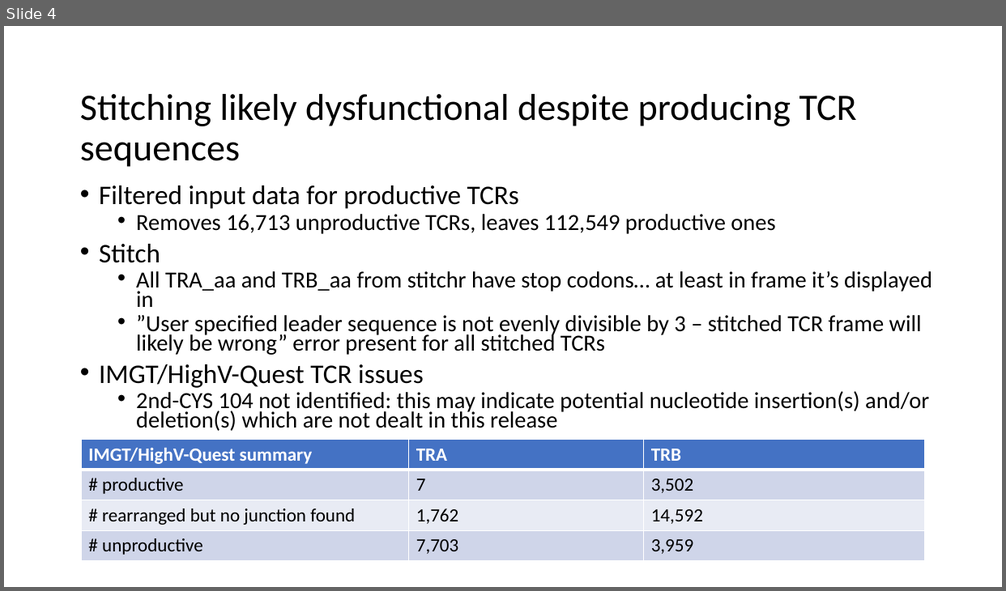
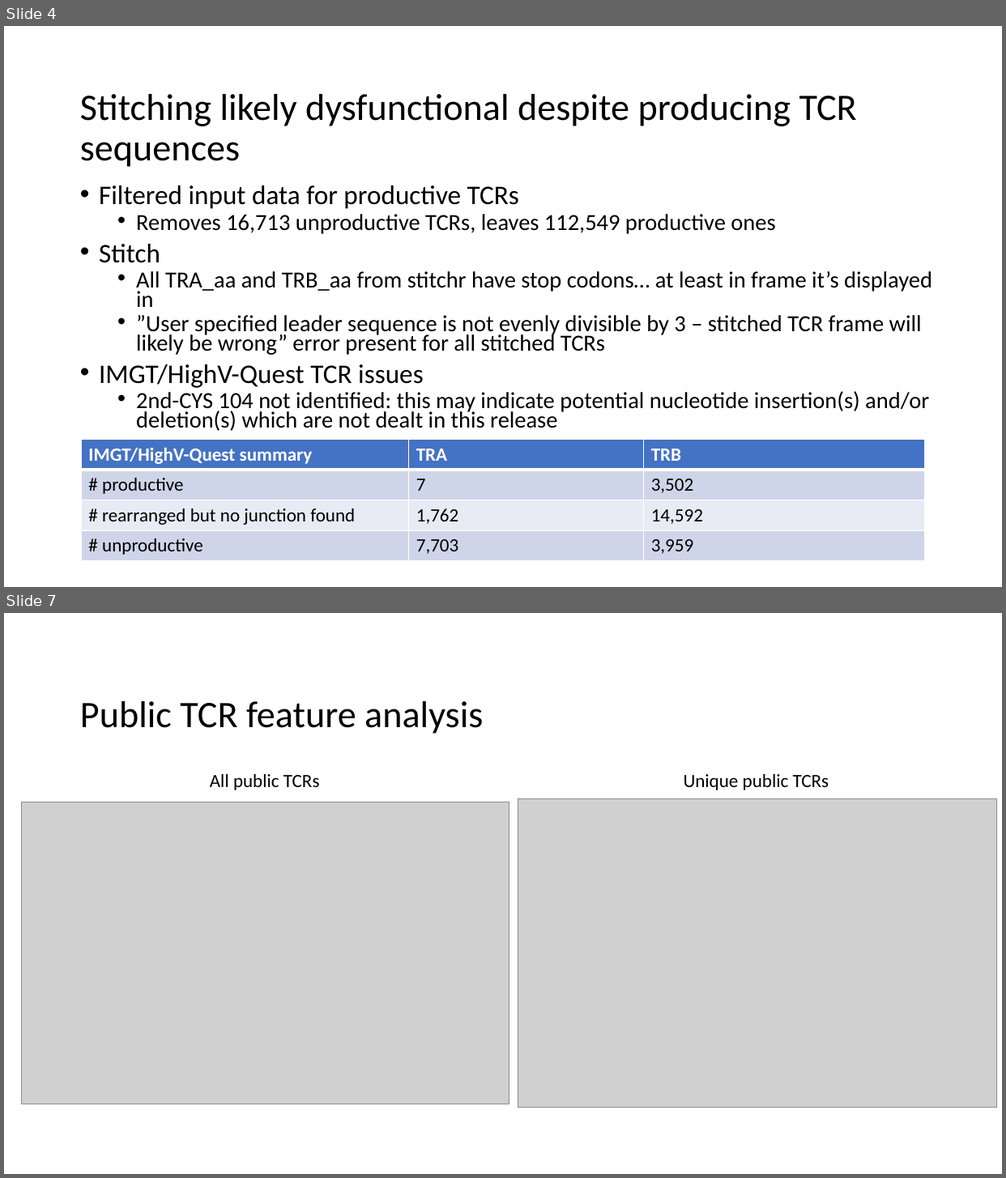
Before and after one commit to tybottorff/bottorffdocs, a slide deck: linsley_postdoc/presentations/weekly_meetings/11_9_23.pptx. Shown one above the other, each under a label of ours: slide 4 before the commit, slides 4 and 7 after it; the slides between them are not shown. The pictures are 1006x591 and 1006x1178 pixels, drawn with LibreOffice and Linux fonts; fonts in the diff are those of the drawing; grey boxes stand for pictures. Boxes give left, top, right and bottom in pixels: in the first picture for what was removed or moved away, otherwise in the second. Text is boxed around its words. In the diff, an @@ line names an element or a change of style, - is before the commit and + after.

```diff
--- a/linsley_postdoc/presentations/weekly_meetings/11_9_23.pptx
+++ b/linsley_postdoc/presentations/weekly_meetings/11_9_23.pptx
@@ slide 7 added at (x1=4, y1=613, x2=1002, y2=1174), background #FFFFFF @@
@@ title added at (x1=80, y1=701, x2=483, y2=734), 36 pt, text #000000 @@
+Public TCR feature analysis
@@ text added at (x1=210, y1=774, x2=320, y2=790), 18 pt, text #000000 @@
+All public TCRs
@@ text added at (x1=684, y1=774, x2=829, y2=790), 18 pt, text #000000 @@
+Unique public TCRs
@@ picture added at (x1=22, y1=803, x2=509, y2=1105) @@
@@ picture added at (x1=518, y1=798, x2=997, y2=1108) @@
```
Also in this commit, not shown: 5 other slides added.
